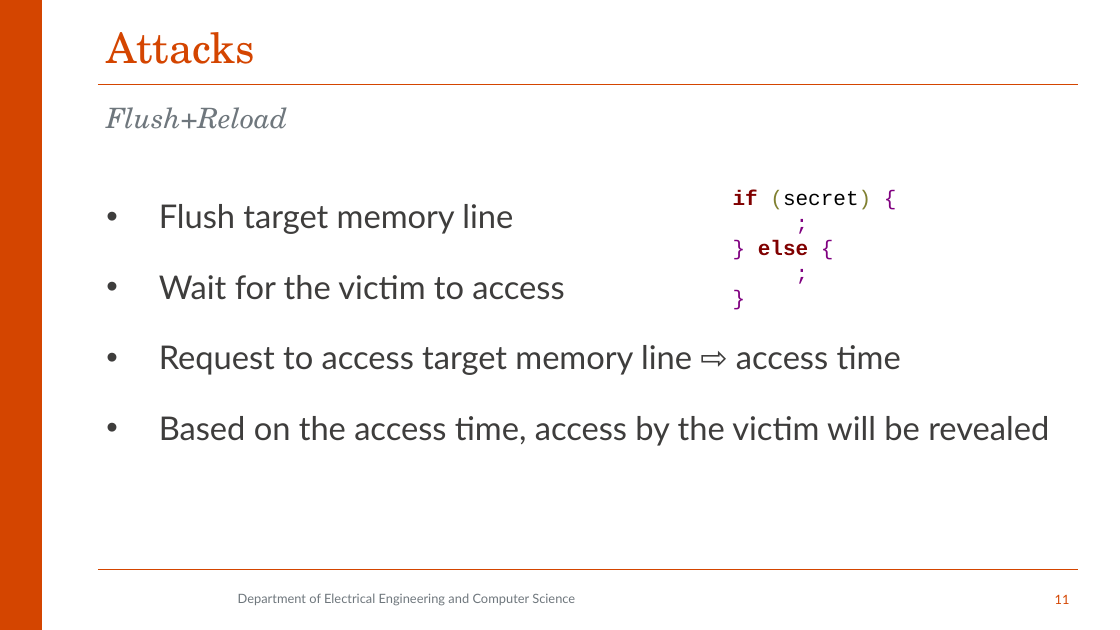
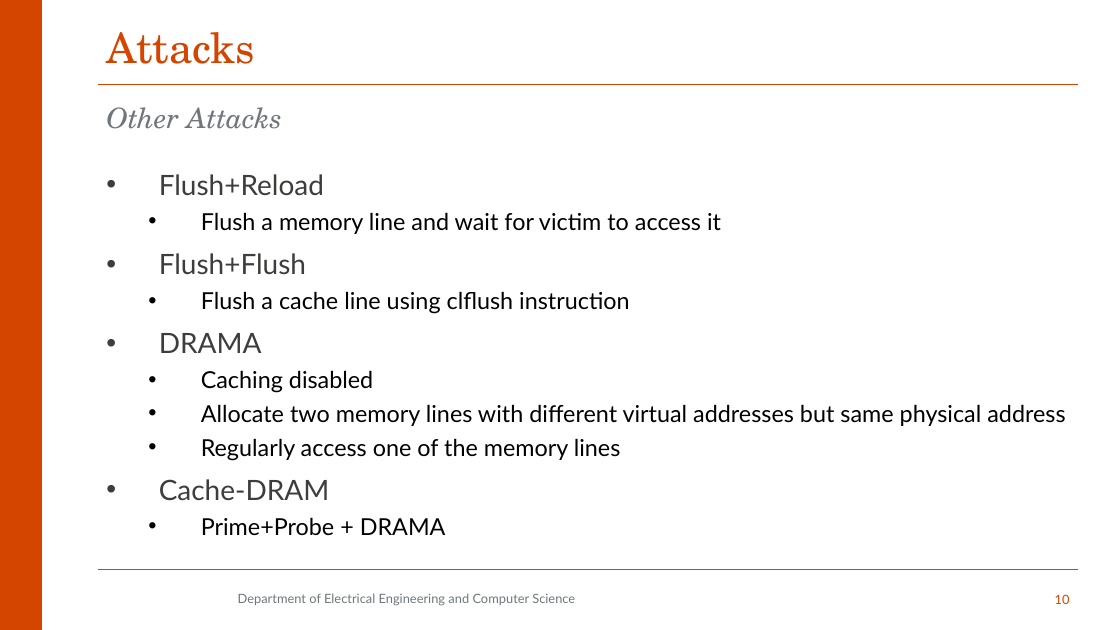
Before and after one commit to aminfallahi/A-Survey-on-SGX-Enclave-Privileged-Side-Channel-Attacks, a slide deck: slide 10 of Presentation/qe2.pptx (slide 11 before the commit). Drawn at 1120x630 pixels with LibreOffice and Linux fonts; fonts in the diff are those of the drawing; background and template pictures are left out. Boxes give left, top, right and bottom in pixels: in the first picture for what was removed or moved away, otherwise in the second. Text is boxed around its words. In the diff, an @@ line names an element or a change of style, - is before the commit and + after.

```diff
--- a/Presentation/qe2.pptx
+++ b/Presentation/qe2.pptx
@@ text at [106, 107, 282, 129]: text changed @@
-Flush+Reload
+Other Attacks
@@ text at [159, 174, 1065, 500]: text changed; size 28 to 20 pt; text colour #3E3D3C to #000000 @@
-• Flush target memory line
-• Wait for the victim to access
-• Request to access target memory line ⇨ access time
-• Based on the access time, access by the victim will be revealed
+• Flush+Reload
+  • Flush a memory line and wait for victim to access it
+• Flush+Flush
+  • Flush a cache line using clflush instruction
+• DRAMA
+  • Caching disabled
+  • Allocate two memory lines with different virtual addresses but same physical address
+  • Regularly access one of the memory lines
+• Cache-DRAM
+  • Prime+Probe + DRAMA
@@ text removed at [733, 190, 871, 256] @@
-if (secret) {
-;
-} else {
-;
-}
@@ page number at [1055, 594, 1070, 604]: text changed @@
-11
+10
```
Also in this commit, not shown: 8 other slides changed, 4 slides added, 7 slides removed, 1 other file.
